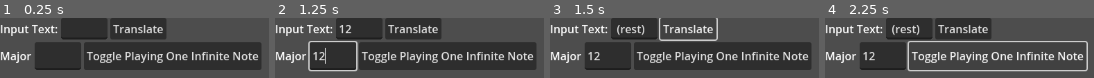
Above: before the commit, frames 1-4 (left to right).
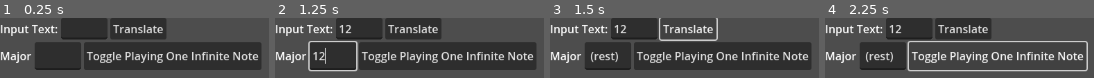
Above: after the commit, the same moments.

Repository: NBumgardner/text-to-music-gui-2015
Game: Godot game, scene res://scenes/TextToMusicGui.tscn
Same seed, same stepped clock (60 frames per second), same inputs: the game is played once before the commit and once after it.
Inputs (mouse positions are in pixels of both pictures, inside the frame that each line leads up to):
- Up to frame 1 (0.25 s): no input
- Up to frame 2 (1.25 s): click (358, 28) at 0.52 s; type "12" at 0.6 s; click (334, 56) at 0.75 s; type "12" at 0.83 s
- Up to frame 3 (1.5 s): click "Translate" at 1.25 s
- Up to frame 4 (2.25 s): click "Toggle Playing One Infinite N…" at 2 s

Frames 1-2 are identical in both runs. In frame 3, 2.0% of the frame differs, in the area x 14-36%, y 11-74%; in frame 4, 2.0%.

Commit message:
Set Non-First Inputs on Translate

Diff:
--- a/v2-godot/musical_translations/convert.gd
+++ b/v2-godot/musical_translations/convert.gd
@@ -46,8 +46,8 @@
 func myStrToInt(s, scale=12):
 	var result = []
 	# For each character in s
-	for char in s:
-		var num = char.to_utf8_buffer()[0] - 65
+	for character in s:
+		var num = character.to_utf8_buffer()[0] - 65
 		if num <= -1 or num >= 26:
 			# Invalid character detected. Skip it.
 			continue
--- a/v2-godot/scenes/TextToMusicGui.tscn
+++ b/v2-godot/scenes/TextToMusicGui.tscn
@@ -1,7 +1,7 @@
 [gd_scene load_steps=4 format=3 uid="uid://do5m2nvcbssud"]
 
 [ext_resource type="PackedScene" uid="uid://c5hhhl5t2v4nm" path="res://scenes/ScaledSolfegePlayer.tscn" id="1_0qcx7"]
-[ext_resource type="Script" path="res://scenes/row_user_input.gd" id="1_mvb7y"]
+[ext_resource type="Script" path="res://scenes/text_to_music_gui.gd" id="1_o4ijw"]
 [ext_resource type="Resource" uid="uid://4b372yksbqwt" path="res://scales/major.tres" id="2_qhllm"]
 
 [node name="Control" type="Control"]
@@ -11,6 +11,7 @@
 anchor_bottom = 1.0
 grow_horizontal = 2
 grow_vertical = 2
+script = ExtResource("1_o4ijw")
 
 [node name="VBoxContainer" type="VBoxContainer" parent="."]
 layout_mode = 0
@@ -19,8 +20,6 @@
 
 [node name="RowUserInput" type="HBoxContainer" parent="VBoxContainer"]
 layout_mode = 2
-script = ExtResource("1_mvb7y")
-playVars = [null]
 
 [node name="Label" type="Label" parent="VBoxContainer/RowUserInput"]
 layout_mode = 2
@@ -37,4 +36,4 @@
 layout_mode = 2
 musical_scale = ExtResource("2_qhllm")
 
-[connection signal="pressed" from="VBoxContainer/RowUserInput/Button" to="VBoxContainer/RowUserInput" method="_on_button_pressed"]
+[connection signal="pressed" from="VBoxContainer/RowUserInput/Button" to="." method="_on_button_pressed"]
--- a/v2-godot/scenes/scaled_solfege_player.gd
+++ b/v2-godot/scenes/scaled_solfege_player.gd
@@ -1,4 +1,4 @@
-extends Control
+class_name ScaledSolfegePlayer extends Control
 
 # Copied from demo:
 #  https://github.com/godotengine/godot-demo-projects/blob/4.2-31d1c0c/audio/generator/generator_demo.gd
@@ -15,6 +15,10 @@
 @onready var audio_stream_player = $AudioStreamPlayer
 
 @export var musical_scale: ScaleData = null
+
+
+func set_line_edit_text(incoming_text: String) -> void:
+	$HBoxContainer/LineEdit.text = incoming_text
 
 
 # Copied from demo:
@@ -37,7 +41,7 @@
 		$HBoxContainer/ScaleName.text = musical_scale.label_name
 
 
-func _process(delta):
+func _process(_delta):
 	# Copied from demo:
 	#  https://github.com/godotengine/godot-demo-projects/blob/4.2-31d1c0c/audio/generator/generator_demo.gd
 	_fill_buffer()
--- a/v2-godot/scenes/row_user_input.gd
+++ b/v2-godot/scenes/text_to_music_gui.gd
@@ -1,30 +1,24 @@
-extends HBoxContainer
+extends Control
 
 const Convert = preload("../musical_translations/convert.gd")
 
 signal set_play_vars(musical_scale: ScaleData, solfege_string: String)
 
-var convert = Convert.new()
+var converter_methods = Convert.new()
 
-@export var playVars = []
+@onready var inputControlToTranslate = $VBoxContainer/RowUserInput/LineEdit
+
+# Get output rows excluding the first row of user input.
+@onready var playVars: Array = $VBoxContainer.get_children().slice(1)
 
 var _scaleInSolfege = [preload("../scales/major.tres")]
 
 const _caseSensitive = false
 
-# Called when the node enters the scene tree for the first time.
-func _ready():
-	pass # Replace with function body.
-
-
-# Called every frame. 'delta' is the elapsed time since the previous frame.
-func _process(delta):
-	pass
-
 
 func _on_button_pressed():
 	# Get string to be translated.
-	var text = $LineEdit.text
+	var text = inputControlToTranslate.text
 	if text == '': # Guardian.
 		print_debug('NO INPUT FOUND. Please enter text for translation.')
 		return
@@ -35,13 +29,13 @@
 
 	# Caps locked list of strings.
 	if (not _caseSensitive):
-		text2 = convert.prepareStr(text)
+		text2 = converter_methods.prepareStr(text)
 
 	var text3 = []
 	# List of integer lists.
 	# Values: 0 to 25.
 	for word in text2:
-		var a = convert.myStrToInt(word, 26)
+		var a = converter_methods.myStrToInt(word, 26)
 		text3.append(a)
 	print('Input Text in number format:', text3)
 
@@ -52,8 +46,14 @@
 		# if oldE != '':
 		#	print('   ', oldE, 'will be replaced.')
 		var scaleUsed = _scaleInSolfege[a]
-		var result = convert.iListsToSolfege(text3, scaleUsed.solfege_ascending_string.split(" "))
-		$LineEdit.text = result
+		var result = converter_methods.iListsToSolfege(
+			text3,
+			scaleUsed.solfege_ascending_string.split(" ")
+		)
+		# print_debug(result)
+		# $LineEdit.text = result
+		# print(e)
+		e.set_line_edit_text(result)
 		set_play_vars.emit(result)
 		a += 1
 	print('Translation complete.')
